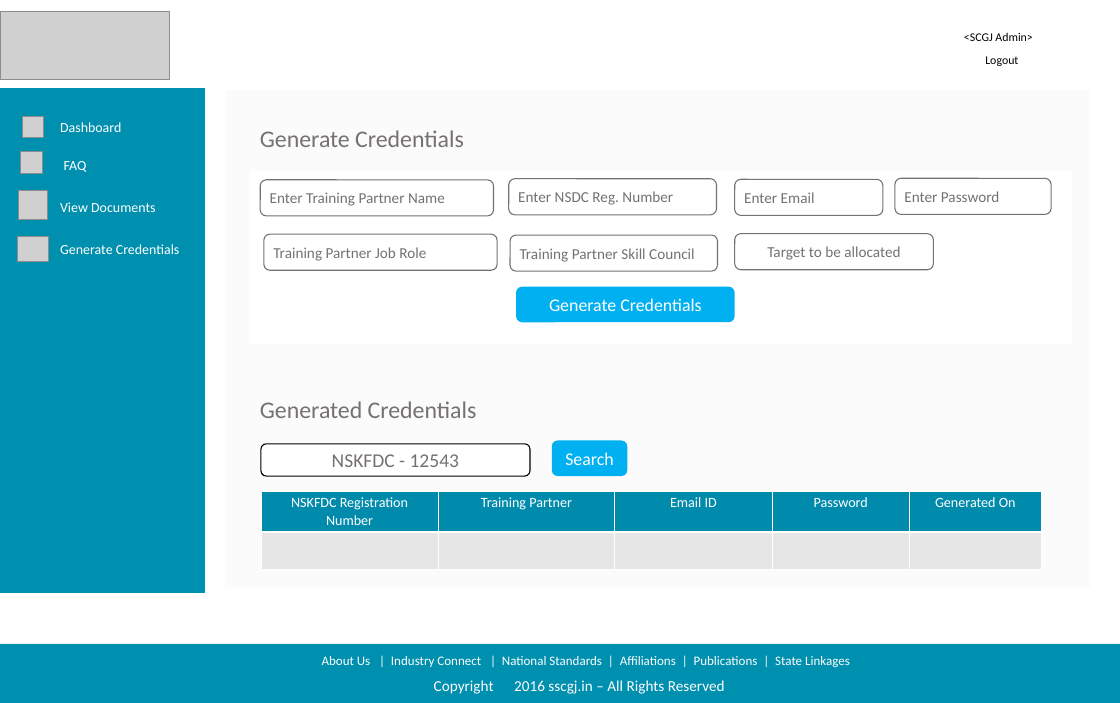
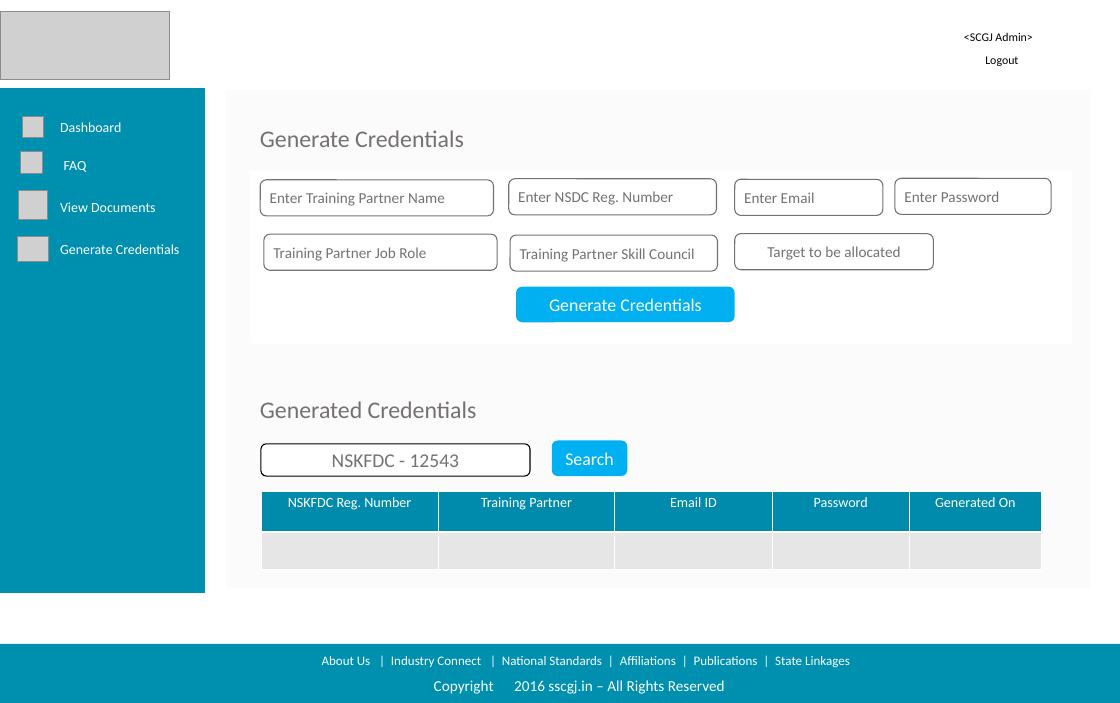
Before and after one commit to sarthakbhutani/NSKFDC-App, a slide deck: slide 17 of Requirements/Product Backlog/Screen Designs/Screen Design Deck/Updated Designs.pptx. Drawn at 1120x703 pixels with LibreOffice and Linux fonts; fonts in the diff are those of the drawing; grey boxes stand for pictures; background and template pictures are left out. Boxes give left, top, right and bottom in pixels: in the first picture for what was removed or moved away, otherwise in the second. Text is boxed around its words. In the diff, an @@ line names an element or a change of style, - is before the commit and + after.

```diff
--- a/Requirements/Product Backlog/Screen Designs/Screen Design Deck/Updated Designs.pptx
+++ b/Requirements/Product Backlog/Screen Designs/Screen Design Deck/Updated Designs.pptx
@@ table at bbox=[261, 492, 1043, 570] @@
-row 1, column 1: NSKFDC Registration Number
+row 1, column 1: NSKFDC Reg. Number
```
Also in this commit, not shown: 2 other slides changed.
